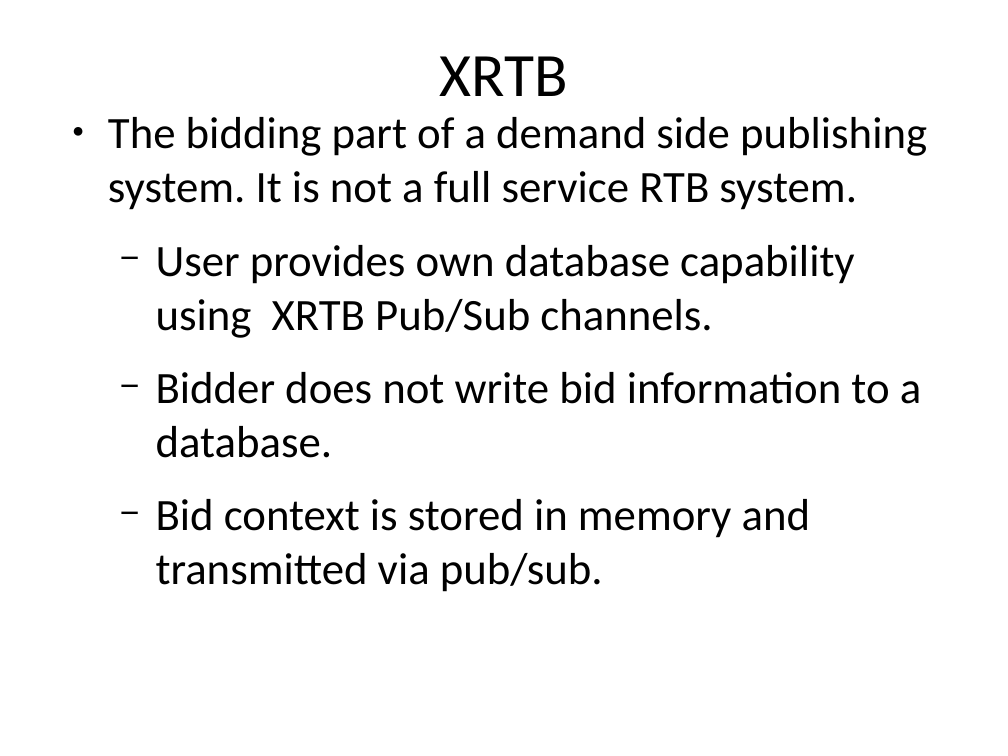
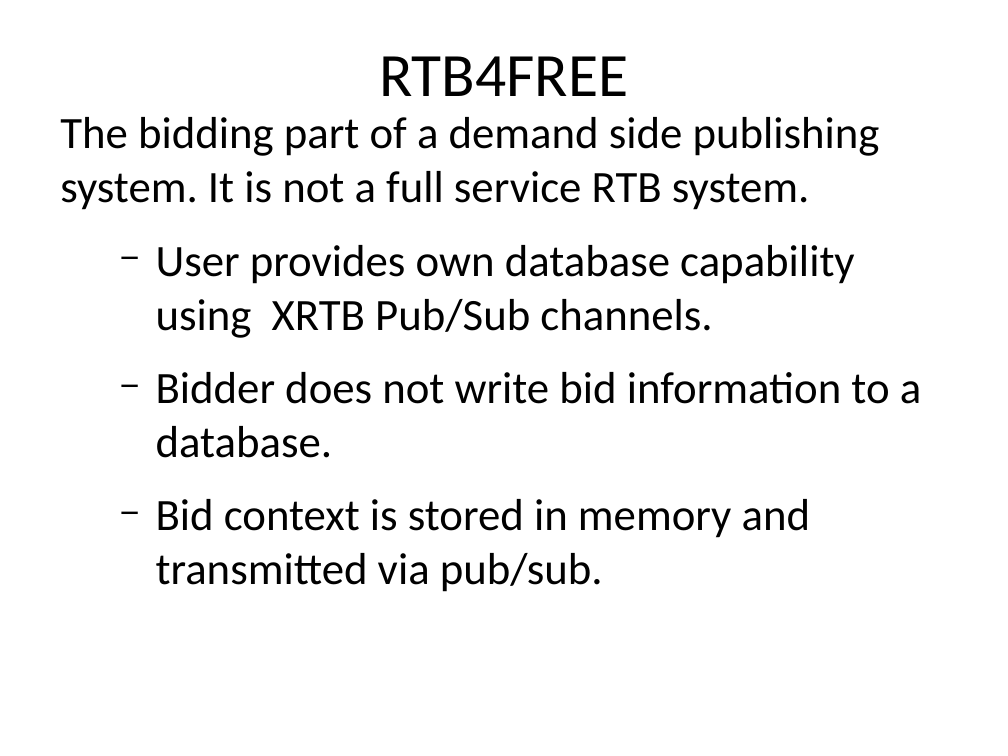
Before and after one commit to benmfaul/XRTB, a slide deck: slide 2 of Architecture.odp. Drawn at 1008x756 pixels with LibreOffice and Linux fonts; fonts in the diff are those of the drawing. Boxes give left, top, right and bottom in pixels: in the first picture for what was removed or moved away, otherwise in the second. Text is boxed around its words. In the diff, an @@ line names an element or a change of style, - is before the commit and + after.

```diff
--- a/Architecture.odp
+++ b/Architecture.odp
@@ title at [379, 56, 628, 96]: text changed @@
-XRTB
+RTB4FREE
@@ text at [60, 117, 880, 210]: bullet ● to none @@
```
Also in this commit, not shown: 2 other slides changed, 5 other files.
